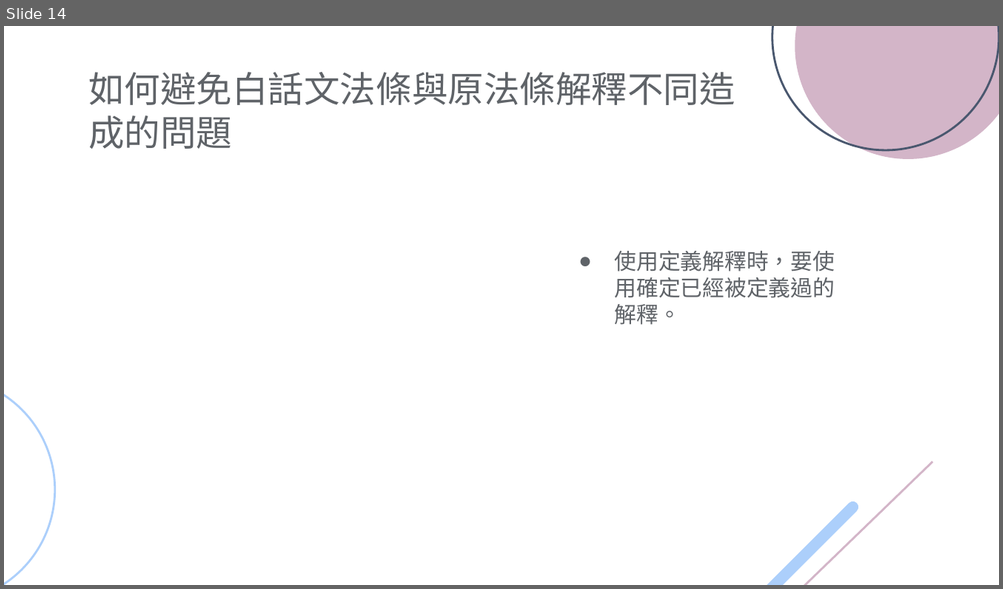
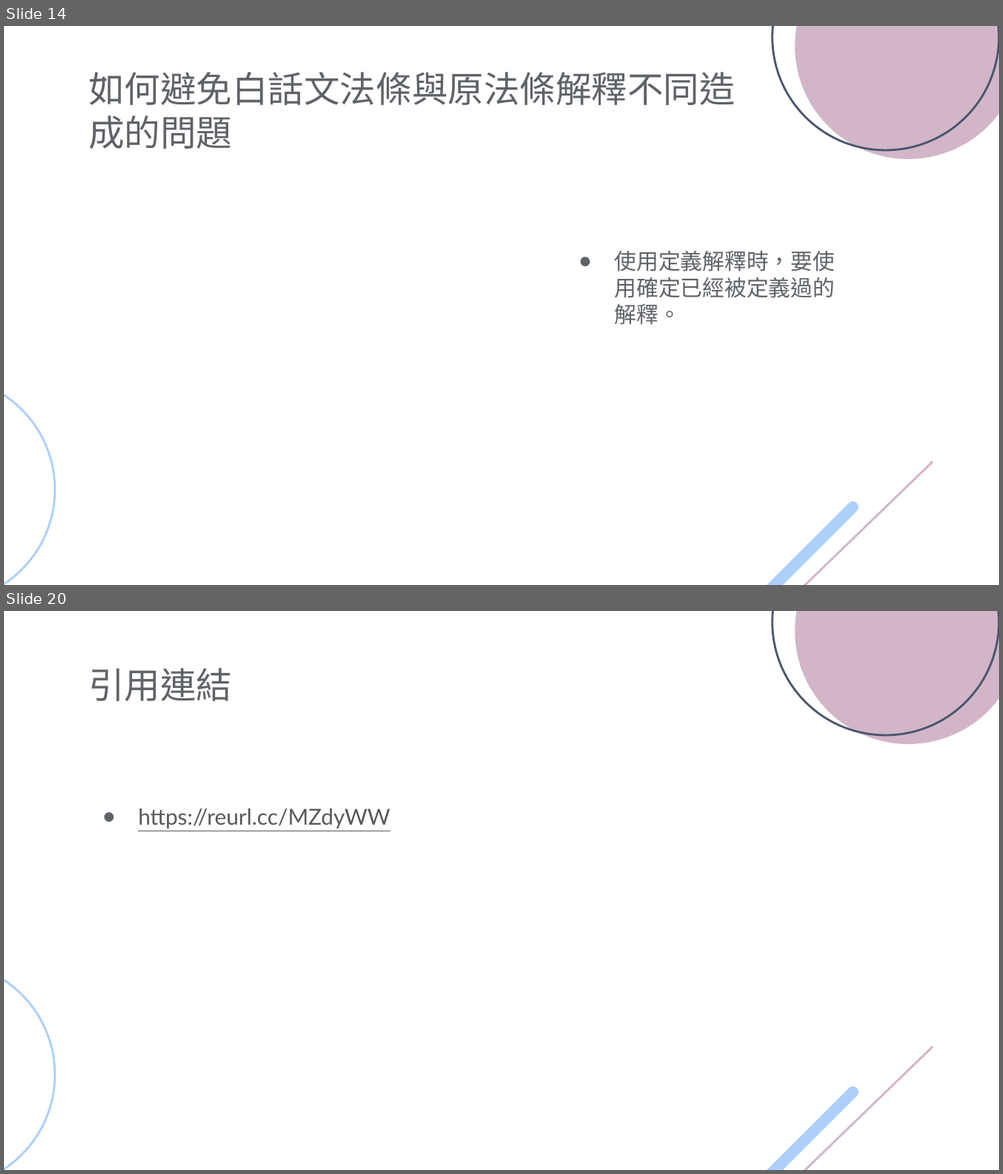
Before and after one commit to sun-wt/deadline-, a slide deck: Project_deadline.pptx. Shown one above the other, each under a label of ours: slide 14 before the commit, slides 14 and 20 after it; the slides between them are not shown. The pictures are 1003x589 and 1003x1174 pixels, drawn with LibreOffice and Linux fonts; fonts in the diff are those of the drawing. Boxes give left, top, right and bottom in pixels: in the first picture for what was removed or moved away, otherwise in the second. Text is boxed around its words. In the diff, an @@ line names an element or a change of style, - is before the commit and + after.

```diff
--- a/Project_deadline.pptx
+++ b/Project_deadline.pptx
@@ slide 20 added at [4,611,999,1170], background #FFFFFF; not listed: 5 template elements that a slide beside it also shows @@
@@ title added at [88,668,232,701], 26 pt, text #5F6368 @@
+引用連結
@@ text added at [138,809,390,829], 16 pt, text #595959, underline @@
+● https://reurl.cc/MZdyWW
```
Also in this commit, not shown: 4 slides changed, 6 other slides added, 1 slide removed, 1 other file.
